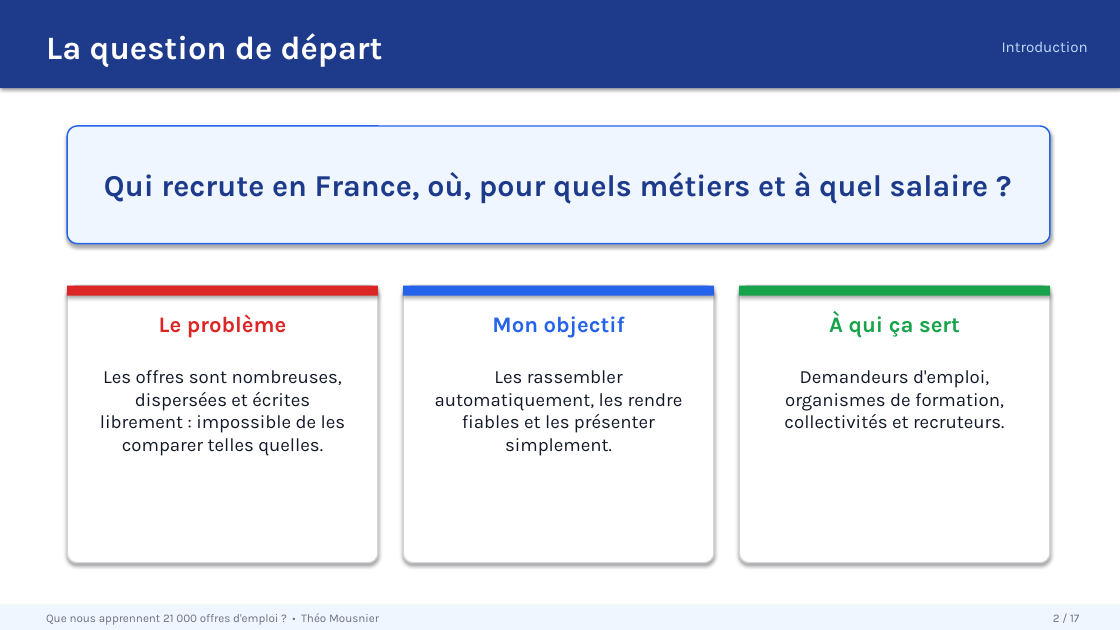
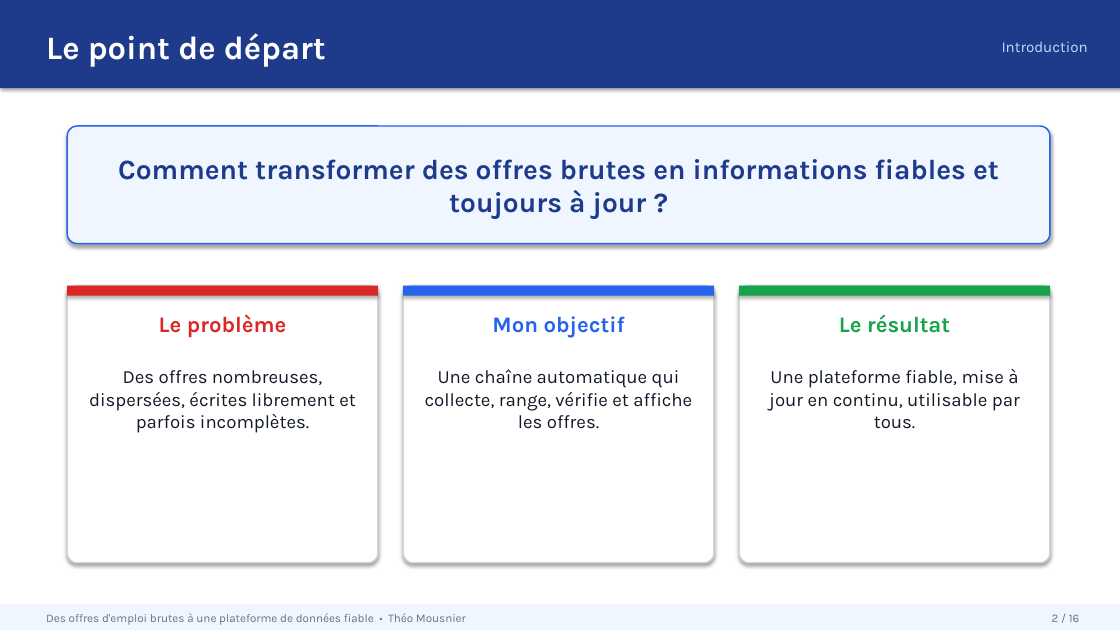
Before and after one commit to ArashiNilou/TP_Cours_Audit_Cartographie_SQL, a slide deck: slide 2 of docs/presentation/project-presentation.pptx. Drawn at 1120x630 pixels with LibreOffice and Linux fonts; fonts in the diff are those of the drawing. Boxes give left, top, right and bottom in pixels: in the first picture for what was removed or moved away, otherwise in the second. Text is boxed around its words. In the diff, an @@ line names an element or a change of style, - is before the commit and + after.

```diff
--- a/docs/presentation/project-presentation.pptx
+++ b/docs/presentation/project-presentation.pptx
@@ text at box(46, 33, 326, 67): text changed @@
-La question de départ
+Le point de départ
@@ text in rounded rectangle at box(118, 159, 999, 219): text changed; size 26 to 24 pt @@
-Qui recrute en France, où, pour quels métiers et à quel salaire ?
+Comment transformer des offres brutes en informations fiables et toujours à jour ?
@@ text at box(839, 314, 950, 333): text changed @@
-À qui ça sert
+Le résultat
@@ text at box(89, 370, 356, 433): text changed @@
-Les offres sont nombreuses, dispersées et écrites librement : impossible de les comparer telles quelles.
+Des offres nombreuses, dispersées, écrites librement et parfois incomplètes.
@@ text at box(425, 369, 692, 429): text changed @@
-Les rassembler automatiquement, les rendre fiables et les présenter simplement.
+Une chaîne automatique qui collecte, range, vérifie et affiche les offres.
@@ text at box(769, 369, 1020, 429): text changed @@
-Demandeurs d'emploi, organismes de formation, collectivités et recruteurs.
+Une plateforme fiable, mise à jour en continu, utilisable par tous.
@@ text at box(46, 613, 466, 625): text changed @@
-Que nous apprennent 21 000 offres d'emploi ? • Théo Mousnier
+Des offres d'emploi brutes à une plateforme de données fiable • Théo Mousnier
@@ text at box(1052, 614, 1080, 622): text changed @@
-2 / 17
+2 / 16
```
Also in this commit, not shown: 9 other slides changed, 6 slides added, 7 slides removed.
